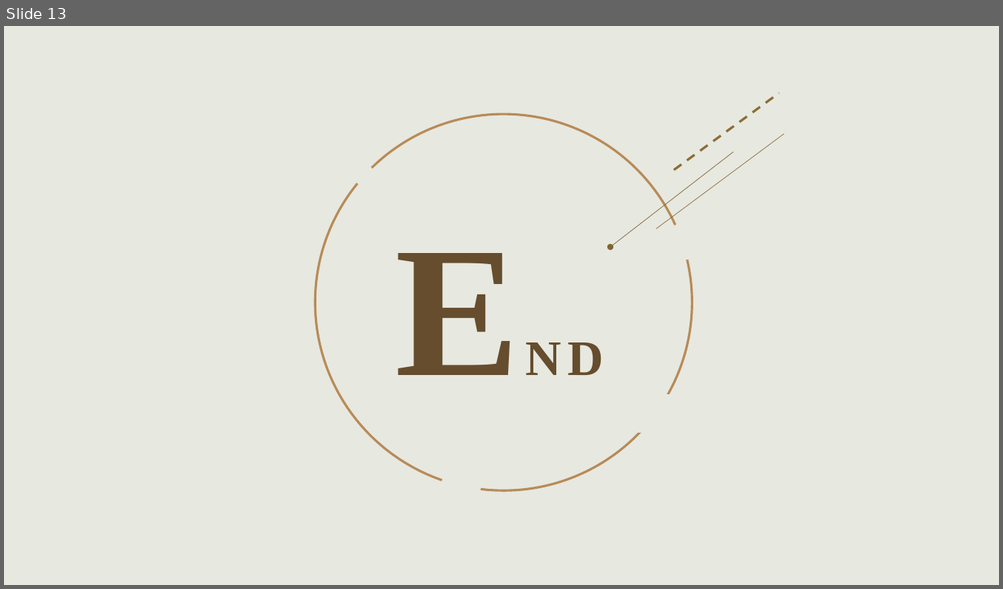
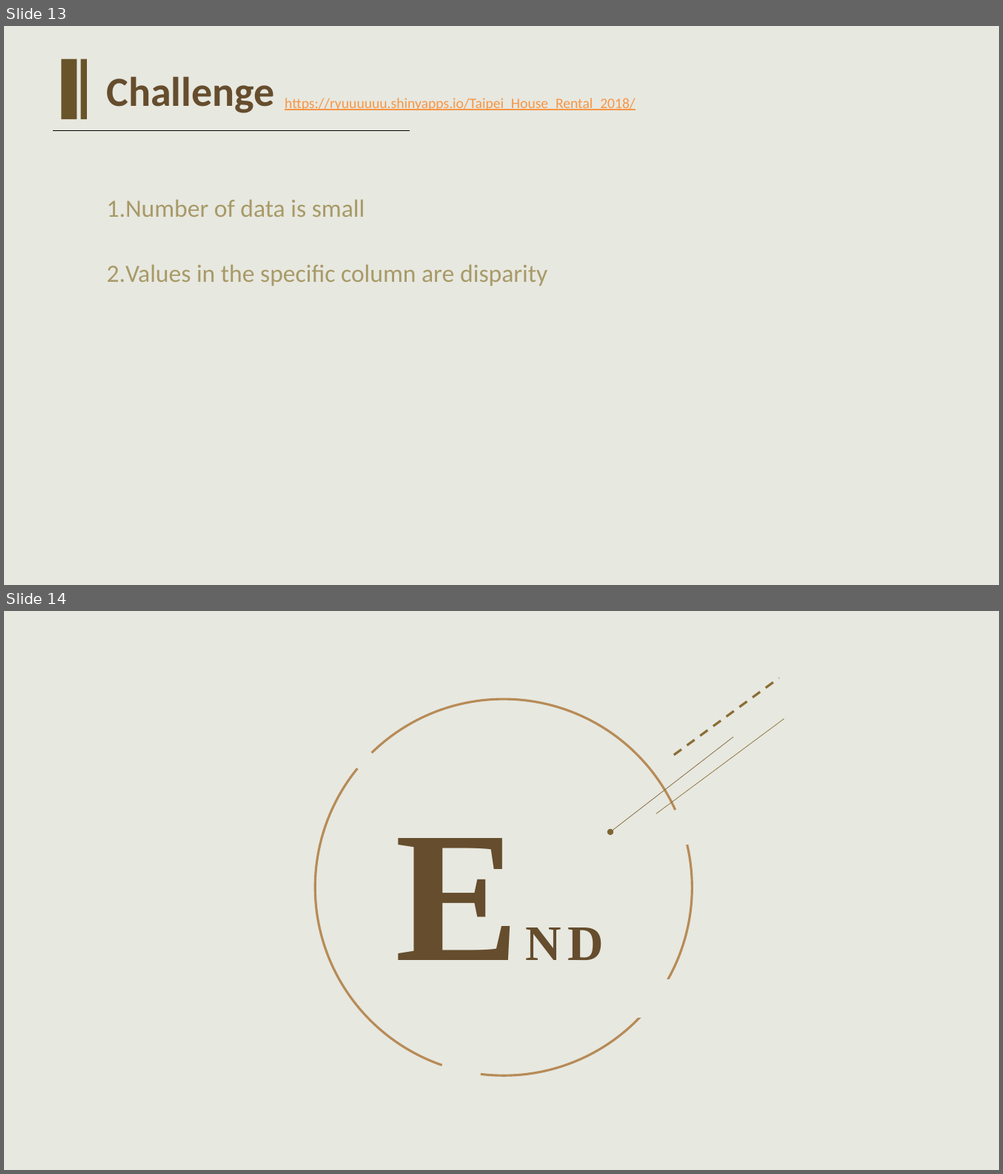
Before and after one commit to 1071-DataScience/finalproject-RyuChu, a slide deck: docs/1071_datascience_FP_<107753042|Taipei_House_Rental_2018>.pptx. Shown one above the other, each under a label of ours: slide 13 before the commit, slides 13 and 14 after it. The pictures are 1003x589 and 1003x1174 pixels, drawn with LibreOffice and Linux fonts; fonts in the diff are those of the drawing. Boxes give left, top, right and bottom in pixels: in the first picture for what was removed or moved away, otherwise in the second. Text is boxed around its words. In the diff, an @@ line names an element or a change of style, - is before the commit and + after.

```diff
--- a/docs/1071_datascience_FP_<107753042|Taipei_House_Rental_2018>.pptx
+++ b/docs/1071_datascience_FP_<107753042|Taipei_House_Rental_2018>.pptx
@@ slide 13 added at <box>4,26,999,585</box>, background #FFFFFF; not listed: 1 template element that a slide beside it also shows @@
@@ rectangle added at <box>62,59,77,119</box>, fill #68532A @@
@@ rectangle added at <box>81,59,87,119</box>, fill #68532A @@
@@ text added at <box>107,76,275,113</box>, 40 pt, text #654D2D, bold @@
+Challenge
@@ text added at <box>284,98,634,110</box>, 14 pt, text #F79646, underline @@
+https://ryuuuuuu.shinyapps.io/Taipei_House_Rental_2018/
@@ line added from (54, 130) to (410, 130), #000000 0.5 pt @@
@@ text added at <box>107,199,547,286</box>, 24 pt, text #A89A68 @@
+1. Number of data is small
+2. Values in the specific column are disparity
@@ what was slide 13 is now slide 14 @@
```
Also in this commit, not shown: 3 slides changed.
